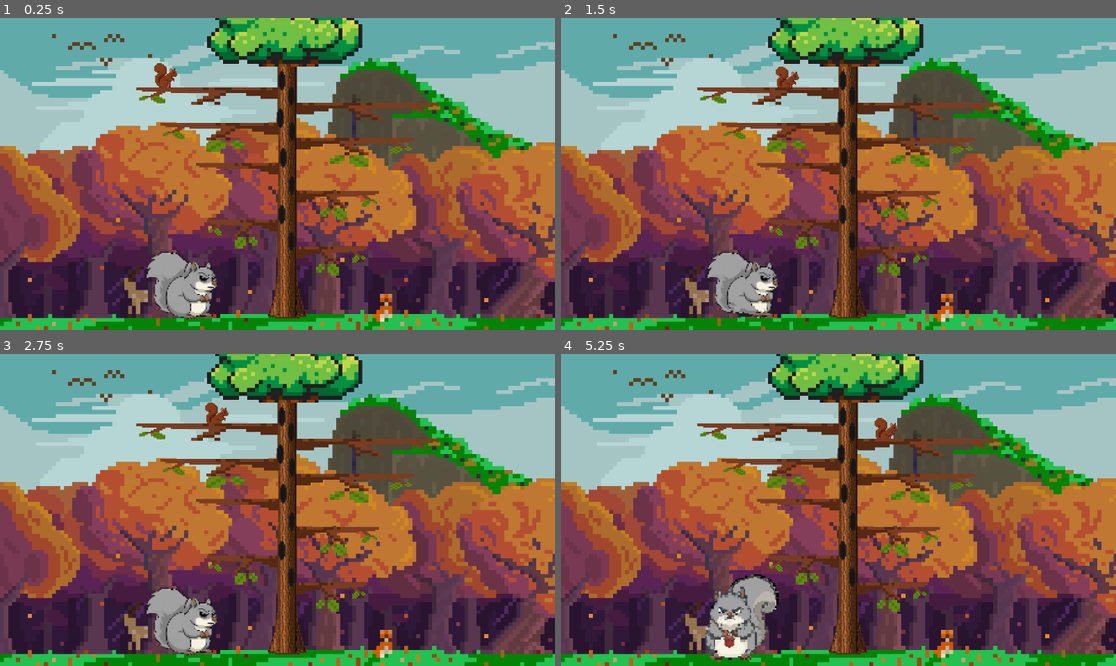
Above: before the commit, frames 1-4 (two rows, left to right).
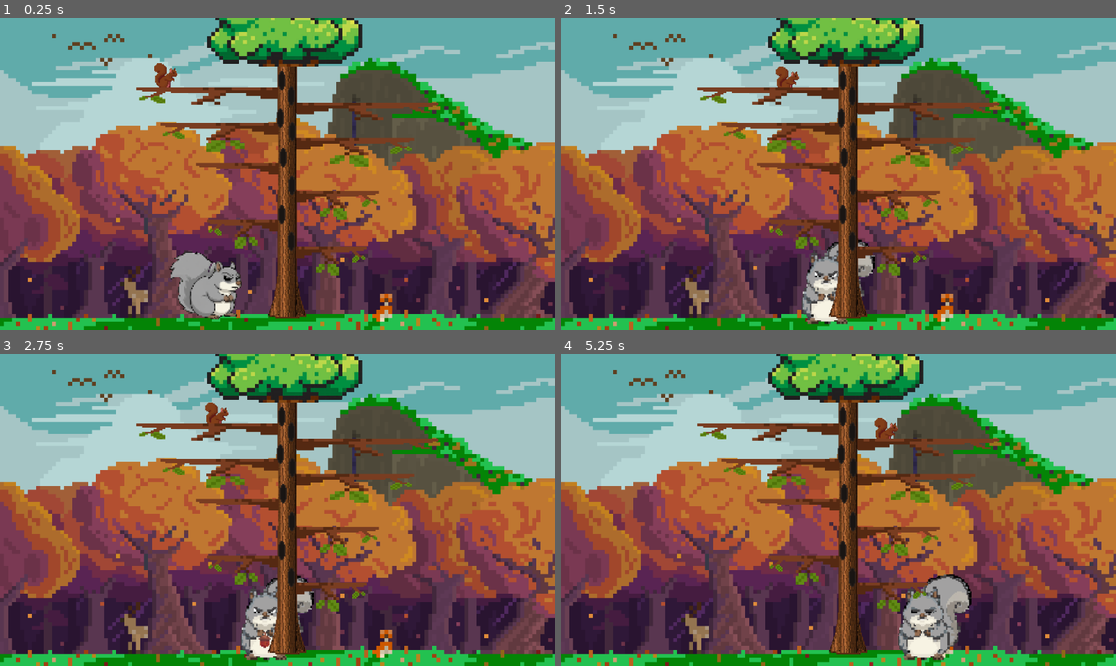
Above: after the commit, the same moments.

Repository: Ike-l/Something-Nutty
Game: Godot game, scene res://scenes/environment.tscn
The game is run twice, just before and just after one commit, with the same random seed, the same clock (stepped at 60 frames per second) and the same inputs.
Inputs:
- Up to frame 1 (0.25 s): no input
- Up to frame 2 (1.5 s): tap Enter (ui_accept) at 0.5, 0.77 s; hold D (move_right) from 0.53 s (still down); tap F (launch_acorn) at 0.6, 1.35 s
- Up to frame 3 (2.75 s): tap Enter (ui_accept) at 1.52 s; release D (move_right) at 2.03 s; hold L (move_left) from 2.03 s (still down); tap F (launch_acorn) at 2.1 s
- Up to frame 4 (5.25 s): release L (move_left) at 2.78 s; hold D (move_right) 2.78-4.28 s; tap F (launch_acorn) every 0.75 s from 2.85 to 5.1 s; tap Enter (ui_accept) at 3.02, 3.77, 4.52 s; hold L (move_left) 4.28-5.03 s; hold D (move_right) from 5.03 s (still down)

The runs differ from the first frame. In frame 1, 2.5% of the frame differs, in the area x 26-44%, y 74-97%; in frame 2, 3.4%; in frame 3, 3.4%; in frame 4, 5.1%, in the area x 25-74%, y 70-99%.

Commit message:
Tried to edit dave to stop him walking away and off the stage. He does move now

Diff:
--- a/scenes/environment.tscn
+++ b/scenes/environment.tscn
@@ -2,11 +2,10 @@
 
 [ext_resource type="Script" uid="uid://cxn8rtjg71wse" path="res://scripts/environment.gd" id="1_d5dl1"]
 [ext_resource type="PackedScene" uid="uid://nn3cxg8w23s7" path="res://scenes/Sir Nut.tscn" id="2_fm4en"]
-[ext_resource type="PackedScene" uid="uid://binuyqm458jt6" path="res://scenes/Tree.tscn" id="3_d5dl1"]
-[ext_resource type="PackedScene" uid="uid://bievc6vxo4bh7" path="res://scenes/nut.tscn" id="3_f0uwl"]
+[ext_resource type="PackedScene" uid="uid://binuyqm458jt6" path="res://scenes/tree.tscn" id="3_d5dl1"]
+[ext_resource type="PackedScene" uid="uid://c54ve83yv0qm2" path="res://scenes/nut.tscn" id="3_f0uwl"]
 [ext_resource type="Script" uid="uid://gjogryhtjxsk" path="res://Trunk.gd" id="4_hlc4h"]
 [ext_resource type="Texture2D" uid="uid://ck503fdlwvjs4" path="res://assets/DaveHoldingNut.png" id="9_80s2q"]
-[ext_resource type="Script" uid="uid://dgfx3e8typrym" path="res://scripts/animated_sir_nut.gd" id="10_1afuj"]
 [ext_resource type="Texture2D" uid="uid://dwmt7oyo786ui" path="res://assets/DaveLowNut.png" id="10_3am05"]
 [ext_resource type="Texture2D" uid="uid://deis3hppkgd6o" path="res://assets/DaveHighNut.png" id="11_1afuj"]
 [ext_resource type="Texture2D" uid="uid://d17shqv3vcr4u" path="res://assets/Treetop.png" id="11_om7ee"]
--- a/scripts/dave.gd
+++ b/scripts/dave.gd
@@ -9,14 +9,28 @@
 
 func _ready():
 	screen_size = get_viewport_rect().size
+	if rng.randf() <0.5:
+		speed *= -1 #left
 
 
 
 func _physics_process(delta):
 	var velocity = Vector2.ZERO
 	if curr_state == state.moving:
-		velocity.x = speed
+		if position.x <= 0 and speed <0:
+			speed *= -1
+			self.play("WalkRight")
+		elif position.x > screen_size.x and speed > 0:
+			speed *= -1
+			self.play("WalkLeft")
+			#velocity.x = speed
+		position += Vector2(speed*delta, 0)
 
+
+#func _physics_process(delta):
+	#if curr_state == state.moving:
+		## Directly update the node's position
+		#position += Vector2(speed * delta, 0)
 
 
 func _on_timer_timeout() -> void:
